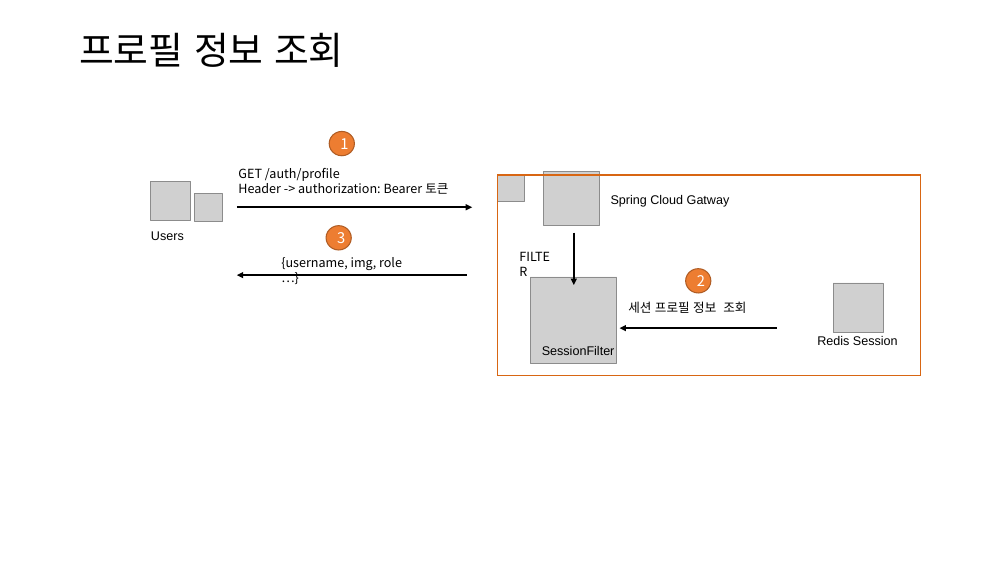
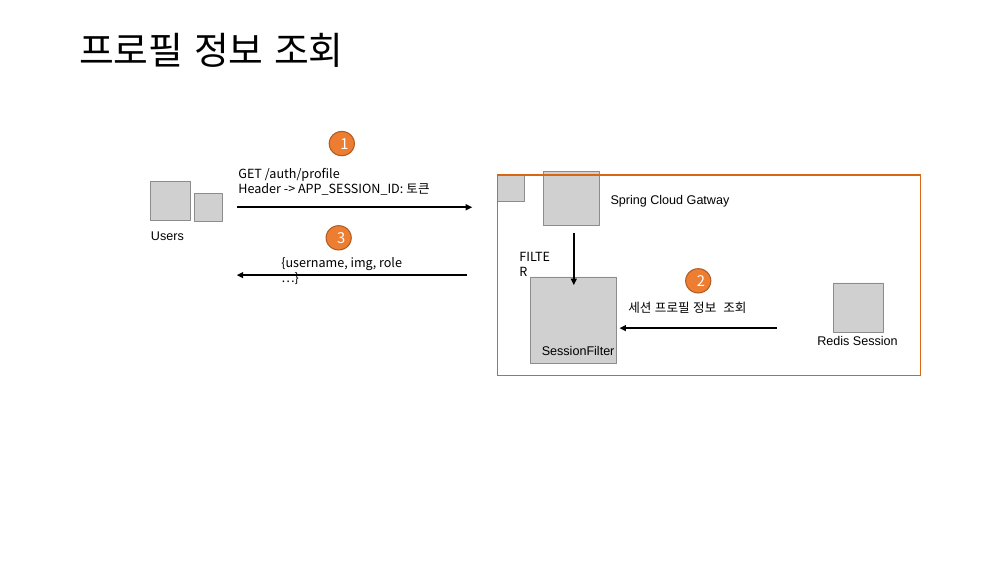
Before and after one commit to kdkcom1234/git2021, a slide deck: slide 11 of 8-msa-cloud/auth/-. 인증, 허가, 세션.pptx. Drawn at 1008x567 pixels with LibreOffice and Linux fonts; fonts in the diff are those of the drawing; grey boxes stand for pictures. Boxes give left, top, right and bottom in pixels: in the first picture for what was removed or moved away, otherwise in the second. Text is boxed around its words. In the diff, an @@ line names an element or a change of style, - is before the commit and + after.

```diff
--- a/8-msa-cloud/auth/-. 인증, 허가, 세션.pptx
+++ b/8-msa-cloud/auth/-. 인증, 허가, 세션.pptx
@@ text at (x1=238, y1=180, x2=429, y2=195): text changed @@
-Header -> authorization: Bearer 토큰
+Header -> APP_SESSION_ID: 토큰
```
Also in this commit, not shown: 1 other slide changed, 30 other files.
